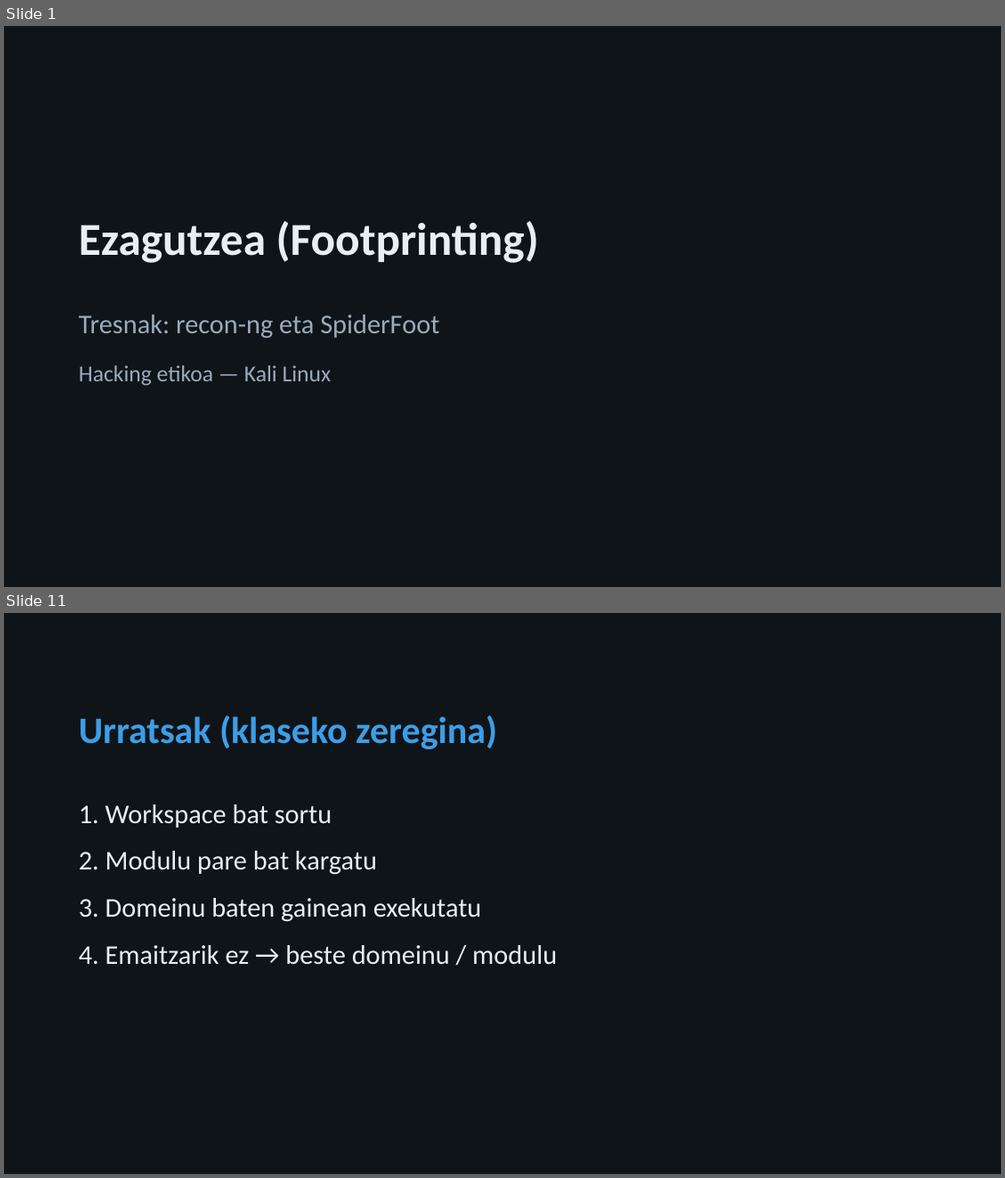
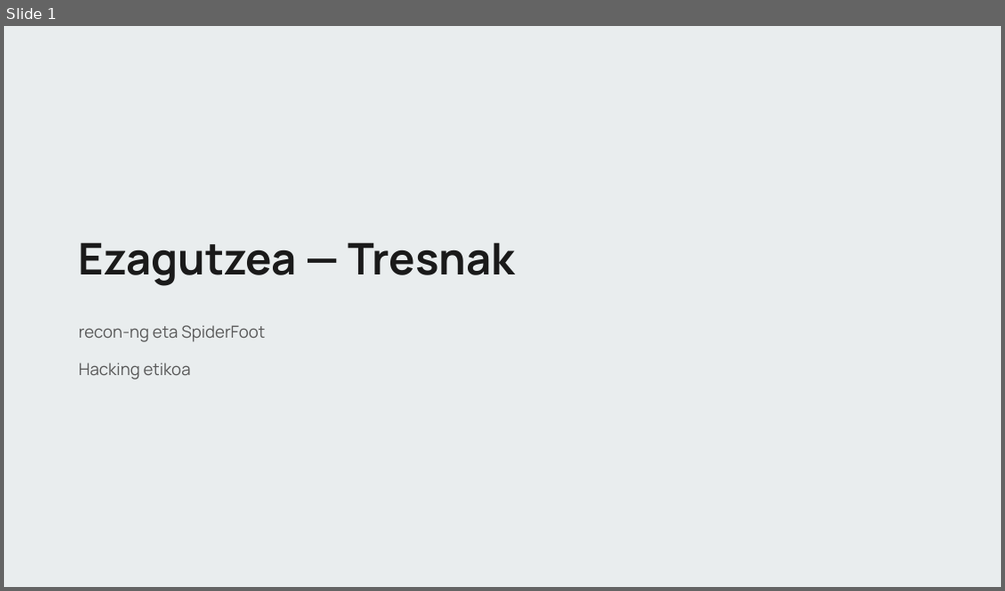
Before and after one commit to jazkune-izarraitz/Garapen2627, a slide deck: he-ezagutzea/HE-2-recon-ng-spiderfoot-aurkezpena.pptx. Shown one above the other, each under a label of ours: slides 1 and 11 before the commit, slide 1 after it; the slides between them are not shown. The pictures are 1005x1178 and 1005x591 pixels, drawn with LibreOffice and Linux fonts; fonts in the diff are those of the drawing. Boxes give left, top, right and bottom in pixels: in the first picture for what was removed or moved away, otherwise in the second. Text is boxed around its words. In the diff, an @@ line names an element or a change of style, - is before the commit and + after.

```diff
--- a/he-ezagutzea/HE-2-recon-ng-spiderfoot-aurkezpena.pptx
+++ b/he-ezagutzea/HE-2-recon-ng-spiderfoot-aurkezpena.pptx
@@ slide 11 removed at (4, 613, 1001, 1174), background #0F1419 @@
@@ text removed at (79, 715, 497, 749) @@
-Urratsak (klaseko zeregina)
@@ text removed at (79, 804, 557, 965) @@
-1. Workspace bat sortu
-2. Modulu pare bat kargatu
-3. Domeinu baten gainean exekutatu
-4. Emaitzarik ez → beste domeinu / modulu
@@ slide 1 changed as well @@
@@ background #0F1419 to #E9EDEE @@
@@ text at (79, 242, 516, 286): text changed; size 44 to 42 pt; font Calibri to Manrope; text colour #E8EEF4 to #1A1A1A @@
-Ezagutzea (Footprinting)
+Ezagutzea — Tresnak
@@ text at (79, 325, 265, 342): text changed; size 26 to 16 pt; font Calibri to Manrope; text colour #9AABBC to #595959 @@
-Tresnak: recon-ng eta SpiderFoot
+recon-ng eta SpiderFoot
@@ text at (79, 362, 191, 379): text changed; size 22 to 16 pt; font Calibri to Manrope; text colour #9AABBC to #595959 @@
-Hacking etikoa — Kali Linux
+Hacking etikoa
```
Also in this commit, not shown: 1 other slide changed, 18 slides added, 21 other slides removed, 11 other files.
